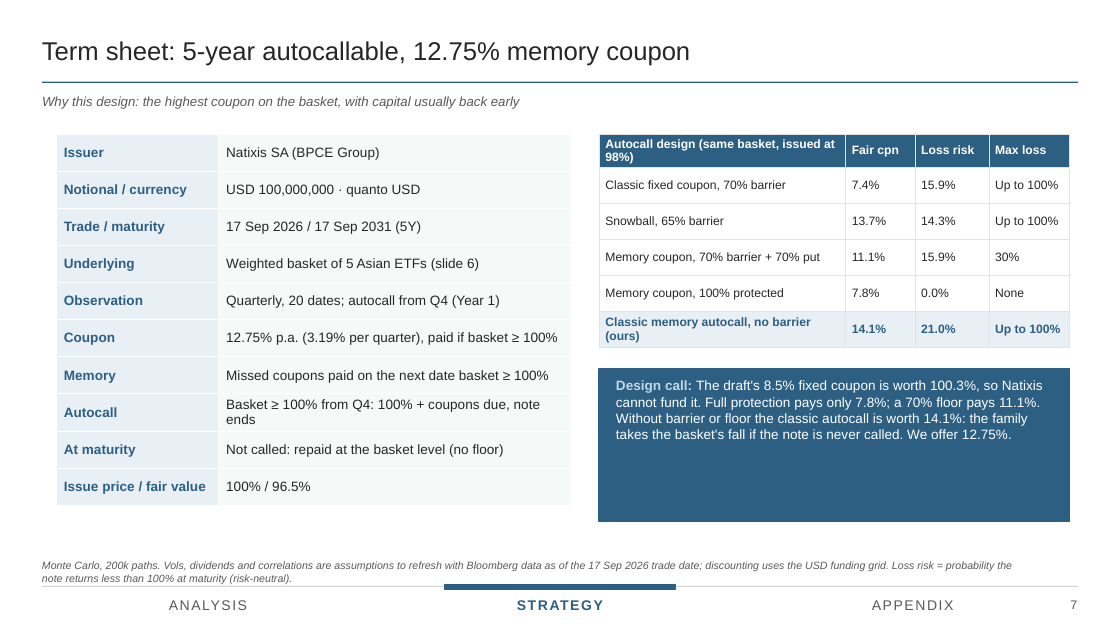
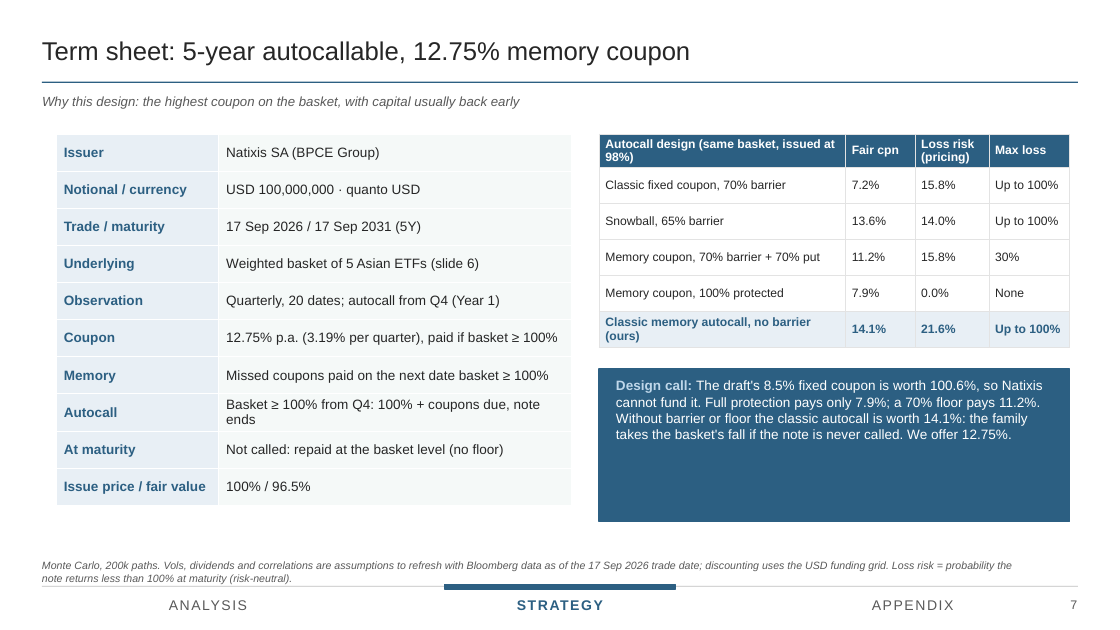
Before and after one commit to benjaminlhl/natixis-case-comp, a slide deck: slide 10 of deck/Asian-Digital-Autocallable-Note.pptx. Drawn at 1120x630 pixels with LibreOffice and Linux fonts; fonts in the diff are those of the drawing. Boxes give left, top, right and bottom in pixels: in the first picture for what was removed or moved away, otherwise in the second. Text is boxed around its words. In the diff, an @@ line names an element or a change of style, - is before the commit and + after.

```diff
--- a/deck/Asian-Digital-Autocallable-Note.pptx
+++ b/deck/Asian-Digital-Autocallable-Note.pptx
@@ table at <box>599,134,1070,347</box> @@
-row 1, column 3: Loss risk
+row 1, column 3: Loss risk (pricing)
-row 2, column 2: 7.4%
+row 2, column 2: 7.2%
-row 2, column 3: 15.9%
+row 2, column 3: 15.8%
-row 3, column 2: 13.7%
+row 3, column 2: 13.6%
-row 3, column 3: 14.3%
+row 3, column 3: 14.0%
-row 4, column 2: 11.1%
+row 4, column 2: 11.2%
-row 4, column 3: 15.9%
+row 4, column 3: 15.8%
-row 5, column 2: 7.8%
+row 5, column 2: 7.9%
-row 6, column 3: 21.0%
+row 6, column 3: 21.6%
@@ text at <box>616,380,1043,439</box>: text changed @@
-Design call: The draft's 8.5% fixed coupon is worth 100.3%, so Natixis cannot fund it. Full protection pays only 7.8%; a 70% floor pays 11.1%. Without barrier or floor the classic autocall is worth 14.1%: the family takes the basket's fall if the note is never called. We offer 12.75%.
+Design call: The draft's 8.5% fixed coupon is worth 100.6%, so Natixis cannot fund it. Full protection pays only 7.9%; a 70% floor pays 11.2%. Without barrier or floor the classic autocall is worth 14.1%: the family takes the basket's fall if the note is never called. We offer 12.75%.
```
Also in this commit, not shown: 12 other slides changed, 10 other files.
